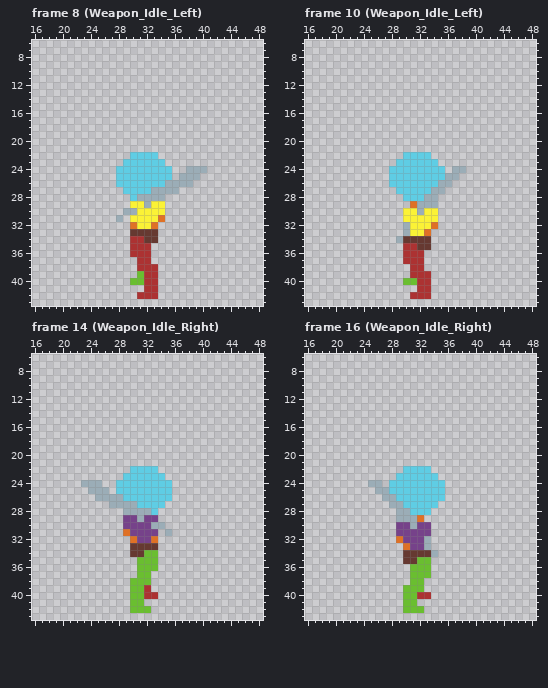
Two versions of one pixel-art file, #Assets/Entities/Player/Animation Player/Idle Animations/Weapon_Idle.aseprite. That is the earlier state.
64x64 pixels, 24 frames. Shown: frame 8 (Weapon_Idle_Left): x 16..48, y 6..43; frame 10 (Weapon_Idle_Left): x 16..48, y 6..43; frame 14 (Weapon_Idle_Right): x 16..48, y 6..43; frame 16 (Weapon_Idle_Right): x 16..48, y 6..43. The commit also changed other frames, which this record leaves out.
Now the later version:
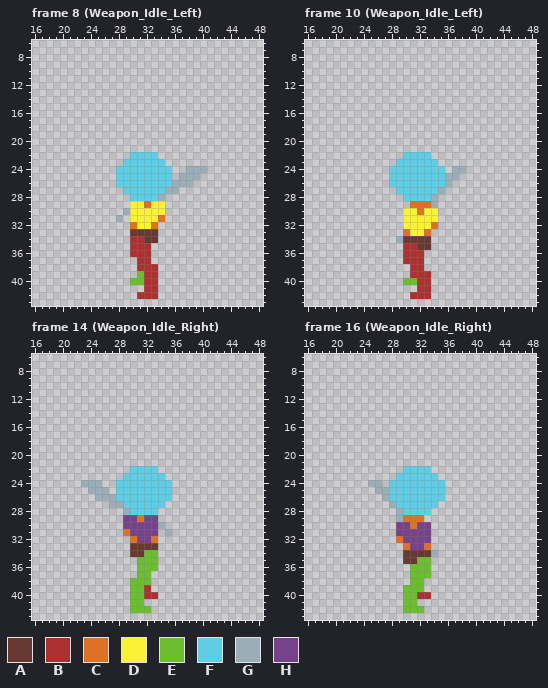
Palette (. is transparent): A #663931  B #ac3232  C #df7126  D #fbf236  E #6abe30  F #5fcde4  G #9badb7  H #76428a
The exact change:
--- frame 8 (Weapon_Idle_Left), layer "Body"
@@ x 28..37 @@
 25 FFFFFFFF.G
-26 FFFFFFFGGG
-27 .FFFFGGGG.
-28 ..FGGGG...
-29 ..DDGDD...
-30 .GGDDDD...
+26 FFFFFFFFGG
+27 .FFFFFFGG.
+28 ..FFFFG...
+29 ..DDCDD...
+30 .GDDDDD...
 31 G.DDDDC...
--- frame 10 (Weapon_Idle_Left), layer "Body"
@@ x 28..37 @@
 25 FFFFFFFFGG
-26 FFFFFFFGG.
-27 .FFFFFGG..
-28 ..FFFGG...
-29 ...CGGG...
-30 ..DDGDD...
+26 FFFFFFFFG.
+27 .FFFFFFG..
+28 ..FFFFG...
+29 ...CCCG...
+30 ..DDCDD...
 31 ..DDDDD...
-32 ..GDDDC...
-33 ..GDDC....
+32 ..DDDDC...
+33 ..CDDC....
 34 .GAAAA....
--- frame 14 (Weapon_Idle_Right), layer "Body"
@@ x 26..35 @@
 25 G.FFFFFFFF
-26 GGGFFFFFFF
-27 .GGGGFFFF.
-28 ...GGGGF..
-29 ...HHGHH..
-30 ...HHHHGG.
+26 GGFFFFFFFF
+27 .GGFFFFFF.
+28 ...GFFFF..
+29 ...HHCHH..
+30 ...HHHHHG.
 31 ...CHHHH.G
--- frame 16 (Weapon_Idle_Right), layer "Body"
@@ x 26..35 @@
 25 GGFFFFFFFF
-26 .GGFFFFFFF
-27 ..GGFFFFF.
-28 ...GGFFF..
-29 ...GGGC...
-30 ...HHGHH..
+26 .GFFFFFFFF
+27 ..GFFFFFF.
+28 ...GFFFF..
+29 ...GCCC...
+30 ...HHCHH..
 31 ...HHHHH..
-32 ...CHHHG..
-33 ....CHHG..
+32 ...CHHHH..
+33 ....CHHC..
 34 ....AAAAG.
Pixel boxes of the changes (left, top, right, bottom) in both pictures:
changed: (130, 180, 172, 215)
changed: (403, 180, 445, 236)
changed: (116, 494, 158, 529)
changed: (389, 494, 431, 550)
